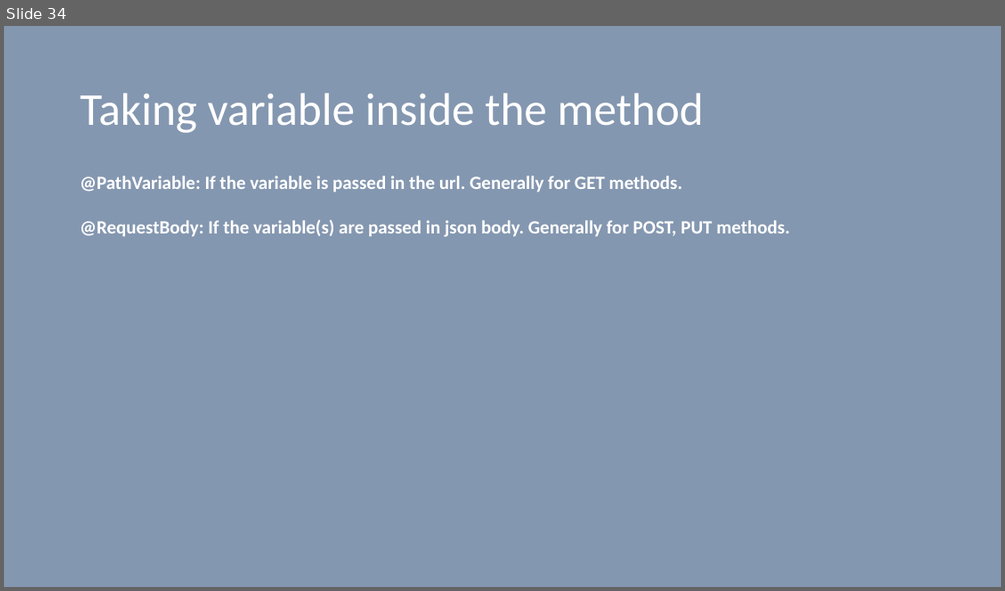
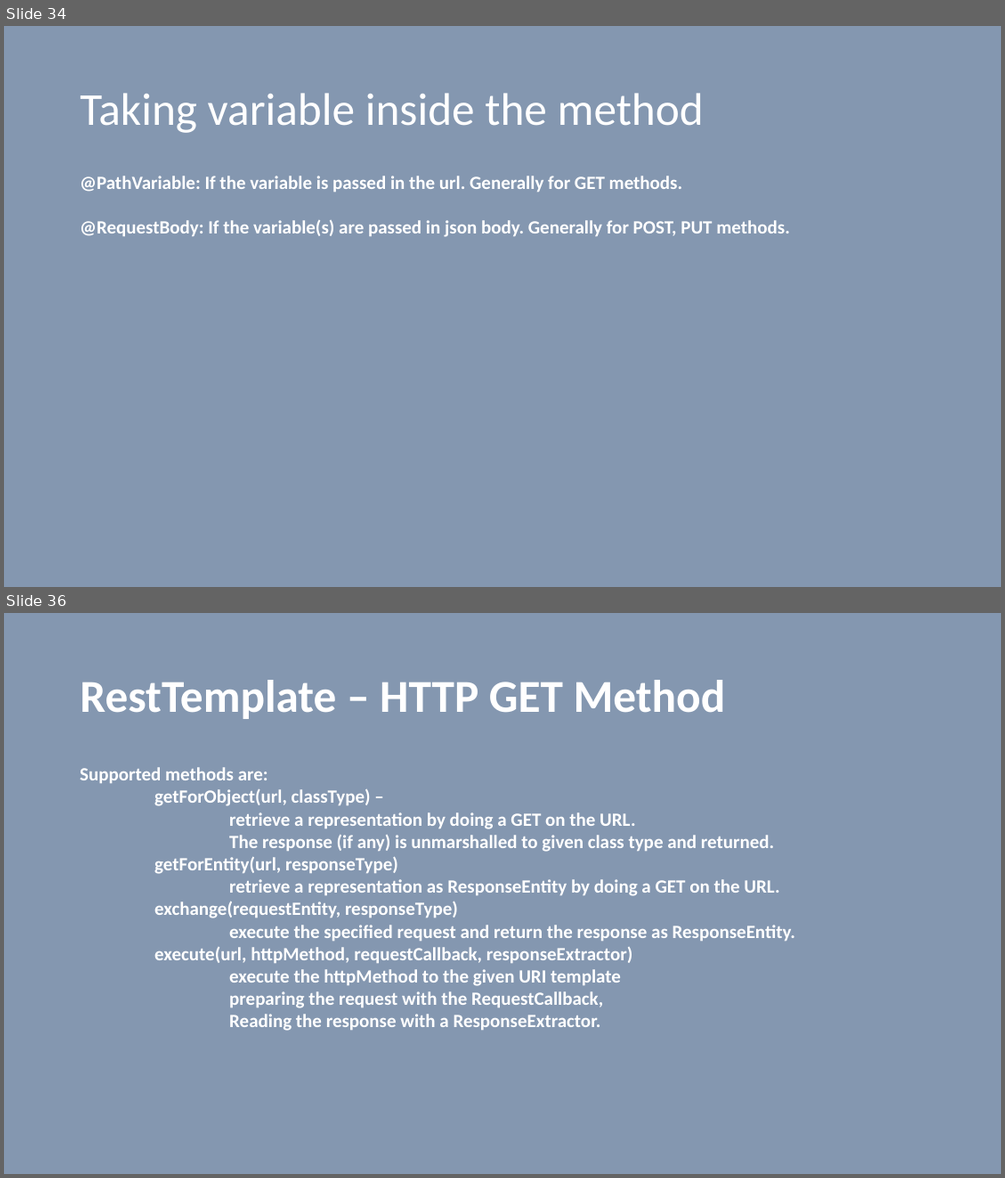
Before and after one commit to vilasvarghese/microservices, a slide deck: training/day1/3SpringBootDay1And2.pptx. Shown one above the other, each under a label of ours: slide 34 before the commit, slides 34 and 36 after it; the slides between them are not shown. The pictures are 1005x591 and 1005x1178 pixels, drawn with LibreOffice and Linux fonts; fonts in the diff are those of the drawing. Boxes give left, top, right and bottom in pixels: in the first picture for what was removed or moved away, otherwise in the second. Text is boxed around its words. In the diff, an @@ line names an element or a change of style, - is before the commit and + after.

```diff
--- a/training/day1/3SpringBootDay1And2.pptx
+++ b/training/day1/3SpringBootDay1And2.pptx
@@ slide 36 added at [4, 613, 1001, 1174], background #8497B0 @@
@@ title added at [80, 680, 726, 719], 44 pt, text #FFFFFF, bold @@
+RestTemplate – HTTP GET Method
@@ text added at [80, 767, 795, 1030], 18 pt, text #FFFFFF, bold @@
+Supported methods are:
+getForObject(url, classType) –
+retrieve a representation by doing a GET on the URL.
+The response (if any) is unmarshalled to given class type and returned.
+getForEntity(url, responseType)
+retrieve a representation as ResponseEntity by doing a GET on the URL.
+exchange(requestEntity, responseType)
+execute the specified request and return the response as ResponseEntity.
+execute(url, httpMethod, requestCallback, responseExtractor)
+execute the httpMethod to the given URI template
+preparing the request with the RequestCallback,
+Reading the response with a ResponseExtractor.
```
Also in this commit, not shown: 11 other slides added, 17 slides removed, 2 other files.
